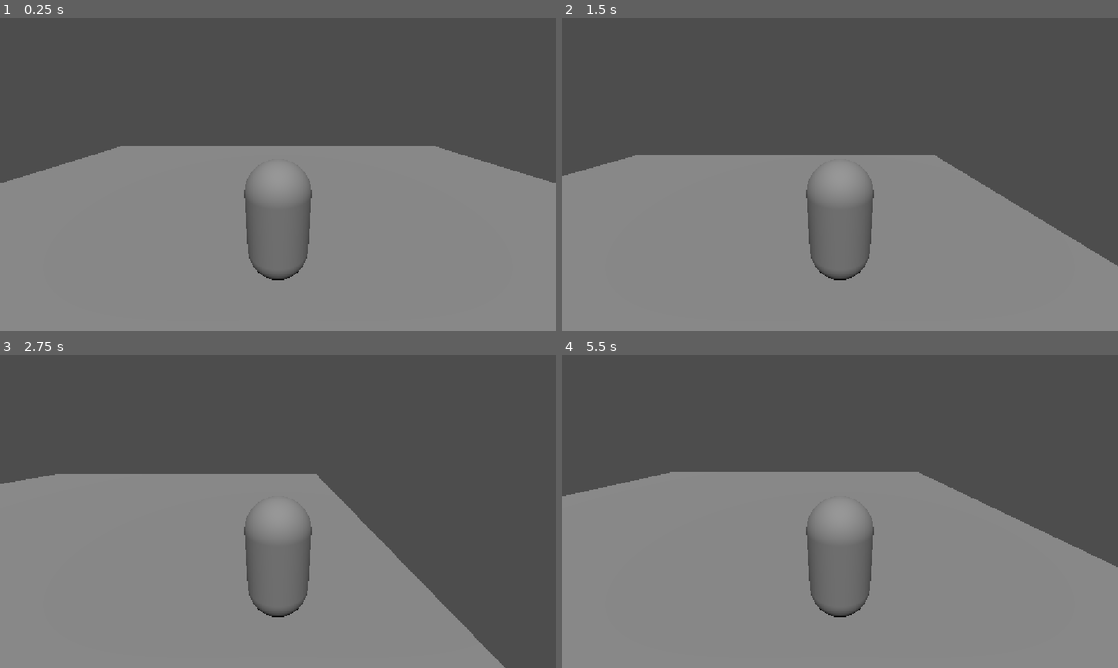
Above: before the commit, frames 1-4 (two rows, left to right).
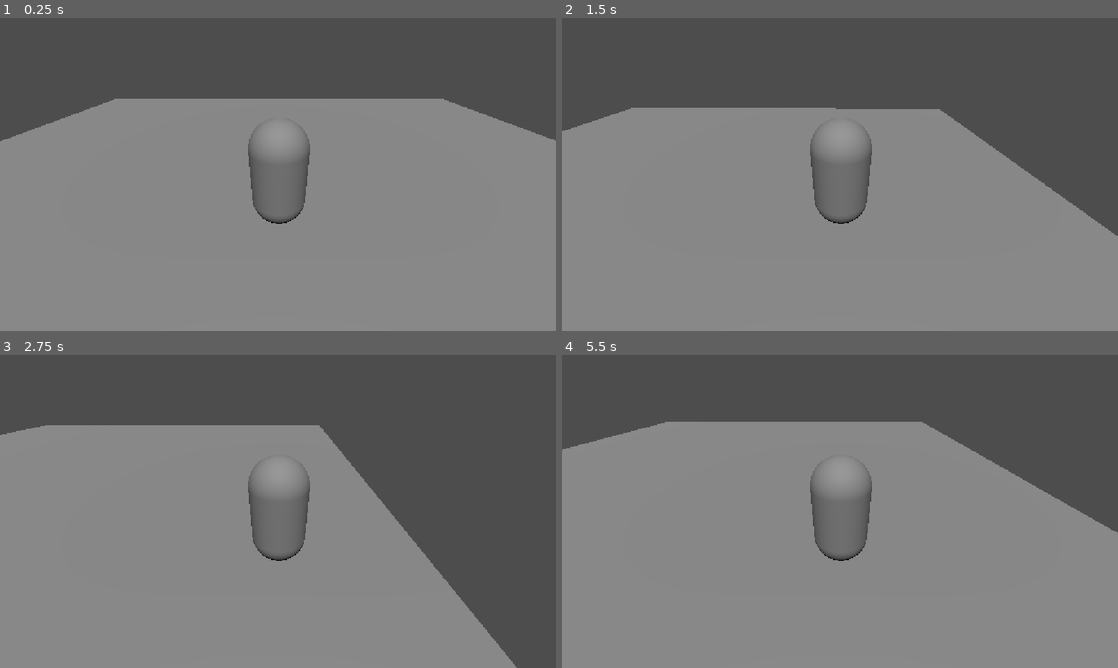
Above: after the commit, the same moments.

Repository: VioletUnderscore/coastline-game
Game: Godot game, scene res://scenes/levels/test_level.tscn
The game is run twice, just before and just after one commit, with the same random seed, the same clock (stepped at 60 frames per second) and the same inputs.
Inputs:
- Up to frame 1 (0.25 s): no input
- Up to frame 2 (1.5 s): hold D (moveright) 0.53-1.28 s; tap W (movefront) at 0.6, 1.35 s; tap Space (jump) at 0.77 s; hold S (moveback) from 1.28 s (still down)
- Up to frame 3 (2.75 s): tap Space (jump) at 1.52 s; release S (moveback) at 2.03 s; hold D (moveright) from 2.03 s (still down); tap W (movefront) at 2.1 s
- Up to frame 4 (5.5 s): tap W (movefront) every 0.75 s from 2.85 to 5.1 s; tap Space (jump) at 3.02, 3.77, 4.52 s; release D (moveright) at 3.53 s; hold A (moveleft) 3.53-5.03 s; hold S (moveback) from 5.03 s (still down)

The runs differ from the first frame. In frame 1, 18% of the frame differs, in the area x 0-100%, y 25-84%; in frame 2, 18%; in frame 3, 16%; in frame 4, 19%, in the area x 0-100%, y 21-84%.

Commit message:
camera SHIT

Diff:
--- /dev/null
+++ b/scenes/Scripts/camera_holder.gd
@@ -0,0 +1,12 @@
+extends Node3D
+
+@onready var character_body_3d: CharacterBody3D = $"../CharacterBody3D"
+
+@export var player: CharacterBody3D
+@export var follow_speed: float = 10.0
+@export var offset: Vector3 = Vector3(0, 0, 0)
+
+func _physics_process(_delta: float) -> void:
+	if not player:
+		return
+	position = player.position
--- a/scenes/levels/test_level.tscn
+++ b/scenes/levels/test_level.tscn
@@ -1,6 +1,7 @@
 [gd_scene format=3 uid="uid://bgwrv32wa6e5j"]
 
 [ext_resource type="PackedScene" uid="uid://dulqnxswig1ci" path="res://scenes/playable_characters/first_playable.tscn" id="1_jbqir"]
+[ext_resource type="Script" uid="uid://by52voceoucni" path="res://scenes/Scripts/camera_holder.gd" id="2_yautc"]
 
 [sub_resource type="BoxShape3D" id="BoxShape3D_fginx"]
 size = Vector3(20, 1, 20)
@@ -18,8 +19,16 @@
 [node name="MeshInstance3D" type="MeshInstance3D" parent="StaticBody3D/CollisionShape3D" unique_id=978831617]
 mesh = SubResource("BoxMesh_fginx")
 
-[node name="CharacterBody3D" parent="." unique_id=670187141 instance=ExtResource("1_jbqir")]
+[node name="CharacterBody3D" parent="." unique_id=1413643183 instance=ExtResource("1_jbqir")]
 transform = Transform3D(1, 0, 0, 0, 1, 0, 0, 0, 1, 0, 1.8845477, 0)
 
 [node name="DirectionalLight3D" type="DirectionalLight3D" parent="." unique_id=559925746]
 transform = Transform3D(1, 0, 0, 0, 0.54549605, 0.8381134, 0, -0.8381134, 0.54549605, 0, 0, 0)
+
+[node name="CameraHolder" type="Node3D" parent="." unique_id=1518658830 node_paths=PackedStringArray("player")]
+top_level = true
+script = ExtResource("2_yautc")
+player = NodePath("../CharacterBody3D")
+
+[node name="Camera3D" type="Camera3D" parent="CameraHolder" unique_id=1933103037]
+transform = Transform3D(0.9999864, -0.0028836224, 0.004339993, -1.6148526e-09, 0.8329085, 0.55341077, -0.0052106343, -0.55340326, 0.8328971, 0, 2, 3)
--- a/scenes/playable_characters/first_playable.tscn
+++ b/scenes/playable_characters/first_playable.tscn
@@ -6,7 +6,7 @@
 
 [sub_resource type="CapsuleMesh" id="CapsuleMesh_fginx"]
 
-[node name="CharacterBody3D" type="CharacterBody3D" unique_id=670187141]
+[node name="Player3D" type="CharacterBody3D" unique_id=670187141]
 script = ExtResource("1_sebw7")
 
 [node name="CollisionShape3D" type="CollisionShape3D" parent="." unique_id=2052694573]
@@ -14,6 +14,3 @@
 
 [node name="MeshInstance3D" type="MeshInstance3D" parent="CollisionShape3D" unique_id=2081074564]
 mesh = SubResource("CapsuleMesh_fginx")
-
-[node name="Camera3D" type="Camera3D" parent="." unique_id=22524685]
-transform = Transform3D(1, 0, 0, 0, 0.93621576, 0.35142586, 0, -0.35142586, 0.93621576, 0, 1.8279918, 2.77343)
--- a/scripts/character_body_3d.gd
+++ b/scripts/character_body_3d.gd
@@ -3,6 +3,8 @@
 
 const SPEED = 5.0
 const JUMP_VELOCITY = 4.5
+
+@onready var camera_3d: Camera3D = $"../CameraHolder/Camera3D"
 
 
 func _physics_process(delta: float) -> void:
@@ -18,6 +20,12 @@
 	# As good practice, you should replace UI actions with custom gameplay actions.
 	var input_dir := Input.get_vector("moveleft", "moveright", "movefront", "moveback")
 	var direction := (transform.basis * Vector3(input_dir.x, 0, input_dir.y)).normalized()
+
+	#changes direction of player character
+
+
+
+
 	if direction:
 		velocity.x = direction.x * SPEED
 		velocity.z = direction.z * SPEED
Not shown, added: scenes/Scripts/camera_holder.gd.uid
